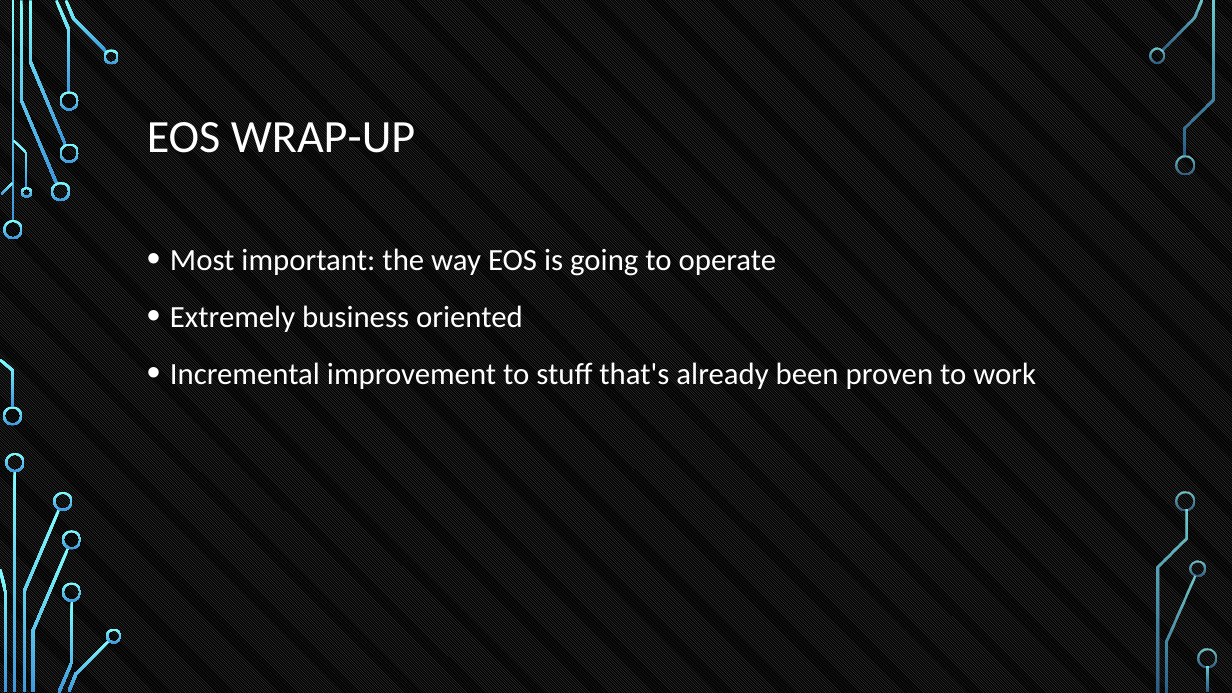
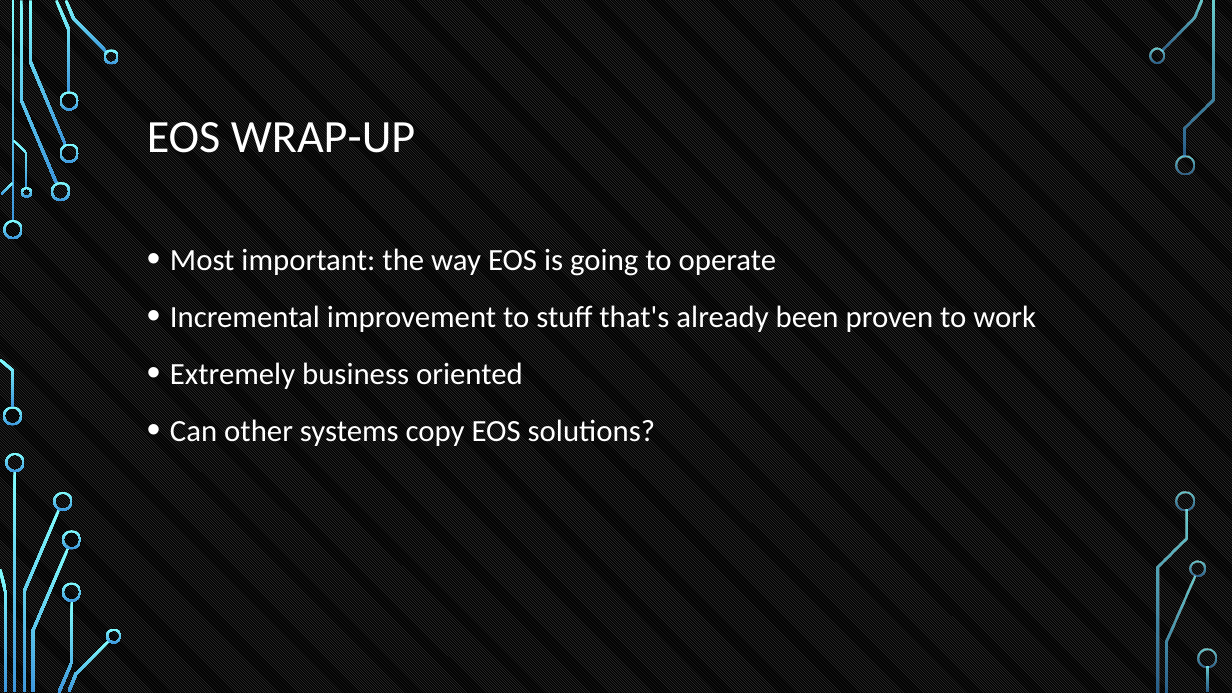
Before and after one commit to tokenika/tokenika.github.io, a slide deck: slide 46 of WarsawBlock.pptx. Drawn at 1232x693 pixels with LibreOffice and Linux fonts; fonts in the diff are those of the drawing; background and template pictures are left out. Boxes give left, top, right and bottom in pixels: in the first picture for what was removed or moved away, otherwise in the second. Text is boxed around its words. In the diff, an @@ line names an element or a change of style, - is before the commit and + after.

```diff
--- a/WarsawBlock.pptx
+++ b/WarsawBlock.pptx
@@ text at bbox=[170, 305, 1036, 332]: paragraph added @@
+• Incremental improvement to stuff that's already been proven to work
@@ text at bbox=[170, 419, 655, 446]: text changed @@
-• Incremental improvement to stuff that's already been proven to work
+• Can other systems copy EOS solutions?
```
Also in this commit, not shown: 1 other slide changed, 1 other file.
